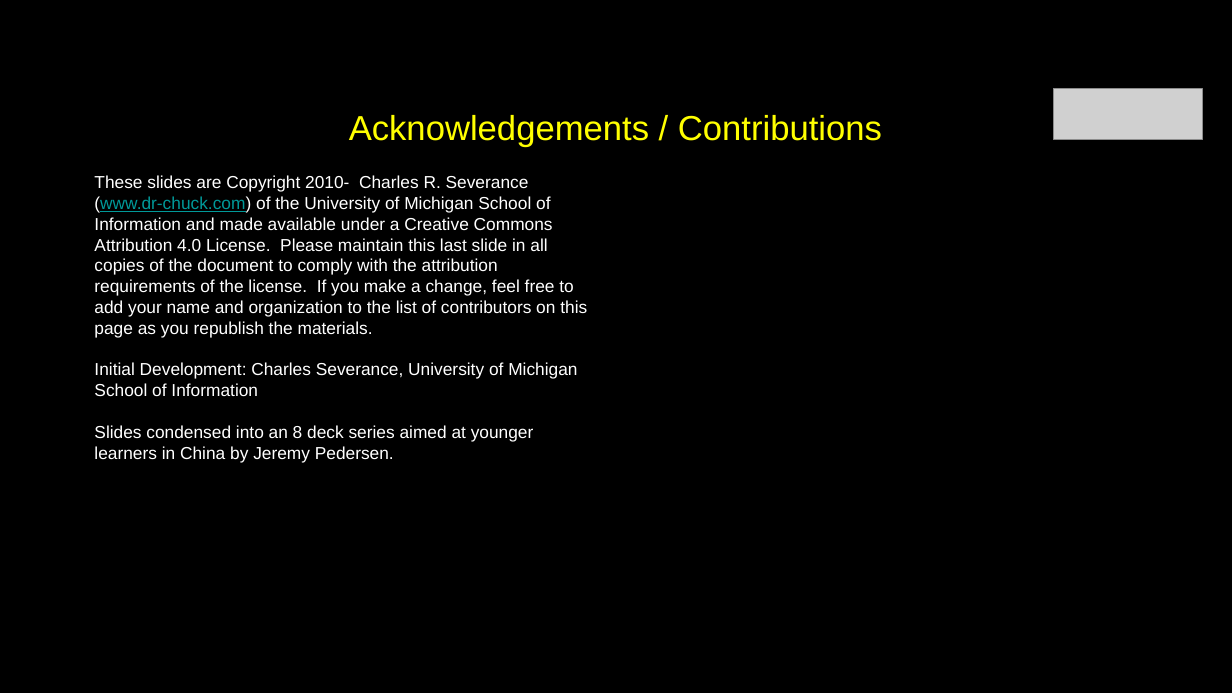
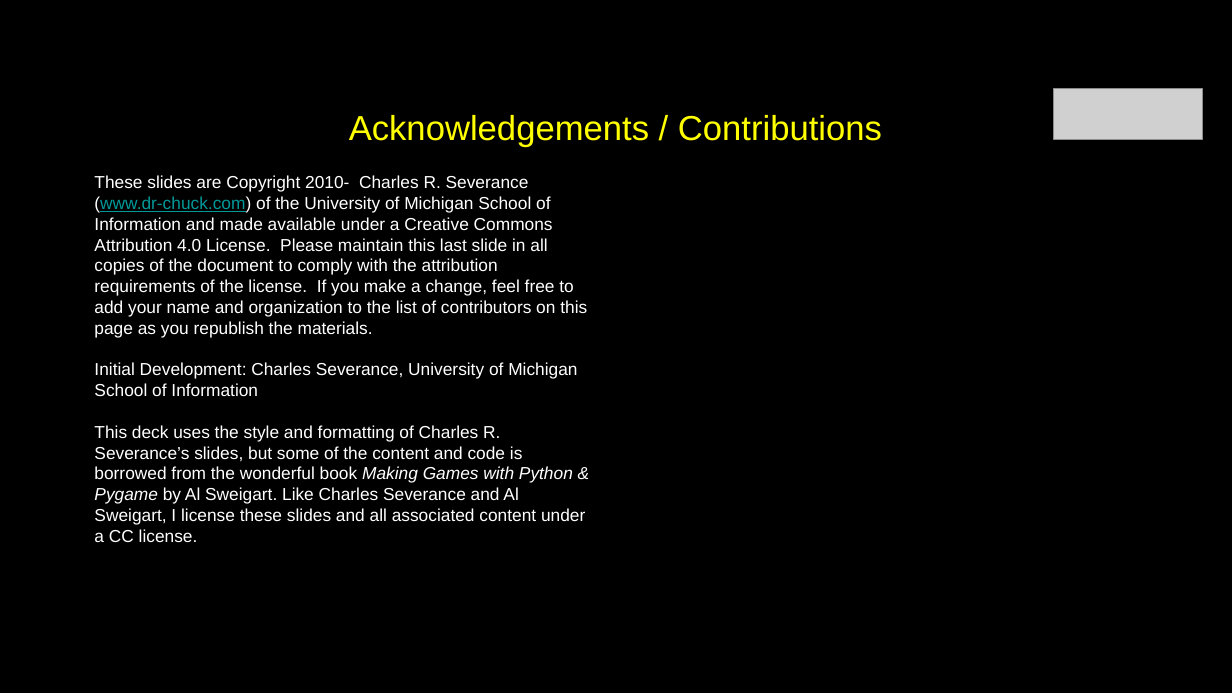
Before and after one commit to jeremypedersen/pythonlearn, a slide deck: slide 42 of slides/Pythonlearn-05-FunctionsAndPygame.pptx. Drawn at 1232x693 pixels with LibreOffice and Linux fonts; fonts in the diff are those of the drawing; grey boxes stand for pictures. Boxes give left, top, right and bottom in pixels: in the first picture for what was removed or moved away, otherwise in the second. Text is boxed around its words. In the diff, an @@ line names an element or a change of style, - is before the commit and + after.

Commit message:
Upated FAQ section of README, updated acknowledgements on class 5 slides, corrected a few typos in the class 8 slides.

```diff
--- a/slides/Pythonlearn-05-FunctionsAndPygame.pptx
+++ b/slides/Pythonlearn-05-FunctionsAndPygame.pptx
@@ text at bbox=[94, 425, 585, 542]: text changed @@
-Slides condensed into an 8 deck series aimed at younger learners in China by Jeremy Pedersen.
+This deck uses the style and formatting of Charles R. Severance’s slides, but some of the content and code is borrowed from the wonderful book Making Games with Python & Pygame by Al Sweigart. Like Charles Severance and Al Sweigart, I license these slides and all associated content under a CC license.
```
Also in this commit, not shown: 2 other files.
